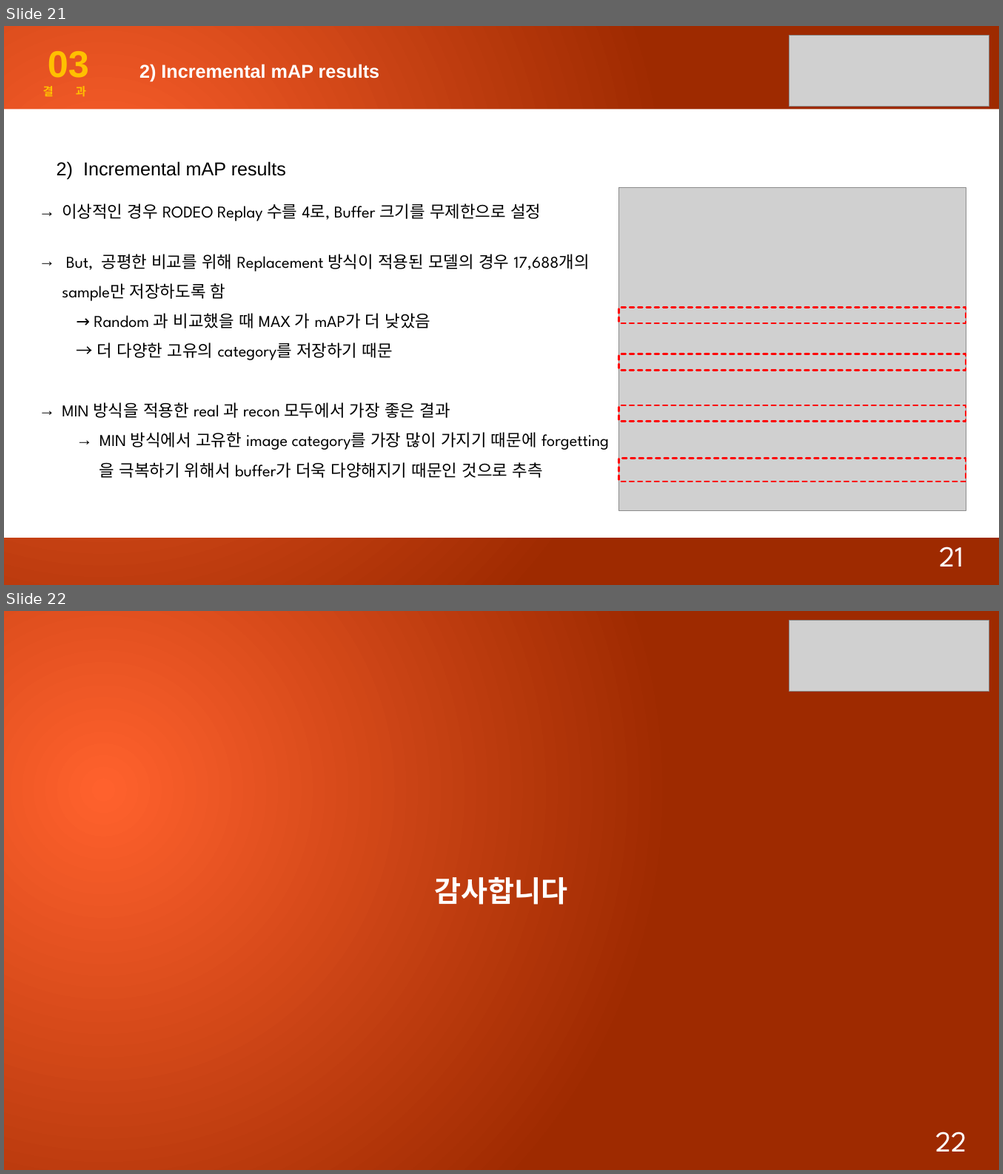
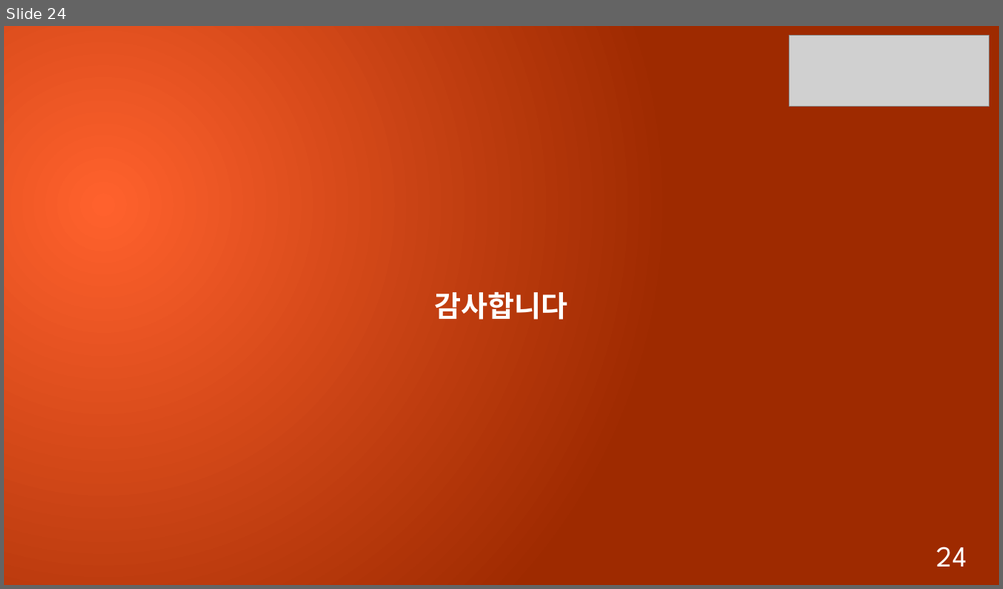
Before and after one commit to star6973/unmanned-payment-system, a slide deck: PPT/KwonHH/RODEO_Replay for Online Object Detection(3).pptx. Shown one above the other, each under a label of ours: slides 21 and 22 before the commit, slide 24 after it. The pictures are 1003x1174 and 1003x589 pixels, drawn with LibreOffice and Linux fonts; fonts in the diff are those of the drawing; grey boxes stand for pictures. Boxes give left, top, right and bottom in pixels: in the first picture for what was removed or moved away, otherwise in the second. Text is boxed around its words. In the diff, an @@ line names an element or a change of style, - is before the commit and + after.

```diff
--- a/PPT/KwonHH/RODEO_Replay for Online Object Detection(3).pptx
+++ b/PPT/KwonHH/RODEO_Replay for Online Object Detection(3).pptx
@@ slide 21 removed at (x1=4, y1=26, x2=999, y2=585), background gradient #FF622E to #9E2A00 @@
@@ picture removed at (x1=790, y1=36, x2=990, y2=107) @@
@@ text removed at (x1=43, y1=51, x2=89, y2=96) @@
-03
-결 과
@@ text removed at (x1=139, y1=64, x2=380, y2=82) @@
-2) Incremental mAP results
@@ rectangle removed at (x1=4, y1=110, x2=999, y2=539) @@
@@ text removed at (x1=57, y1=161, x2=286, y2=179) @@
-2) Incremental mAP results
@@ picture removed at (x1=619, y1=188, x2=966, y2=511) @@
@@ text removed at (x1=62, y1=204, x2=589, y2=478) @@
-→ 이상적인 경우 RODEO Replay 수를 4로, Buffer 크기를 무제한으로 설정
-→ But, 공평한 비교를 위해 Replacement 방식이 적용된 모델의 경우 17,688개의 sample만 저장하도록 함
-→ Random 과 비교했을 때 MAX 가 mAP가 더 낮았음
-→ 더 다양한 고유의 category를 저장하기 때문
-→ MIN 방식을 적용한 real 과 recon 모두에서 가장 좋은 결과
-  → MIN 방식에서 고유한 image category를 가장 많이 가지기 때문에 forgetting을 극복하기 위해서 buffer가 더욱 다양해지기 때문인 것으로 추측
@@ rectangle removed at (x1=619, y1=307, x2=966, y2=323) @@
@@ rectangle removed at (x1=619, y1=355, x2=966, y2=371) @@
@@ rectangle removed at (x1=619, y1=406, x2=966, y2=422) @@
@@ rectangle removed at (x1=619, y1=459, x2=966, y2=482) @@
@@ page number removed at (x1=939, y1=537, x2=963, y2=567) @@
-21
@@ what was slide 22 is now slide 24 @@
@@ page number at (x1=936, y1=547, x2=966, y2=567): text changed @@
-22
+24
```
Also in this commit, not shown: 1 slide changed, 3 slides added.
